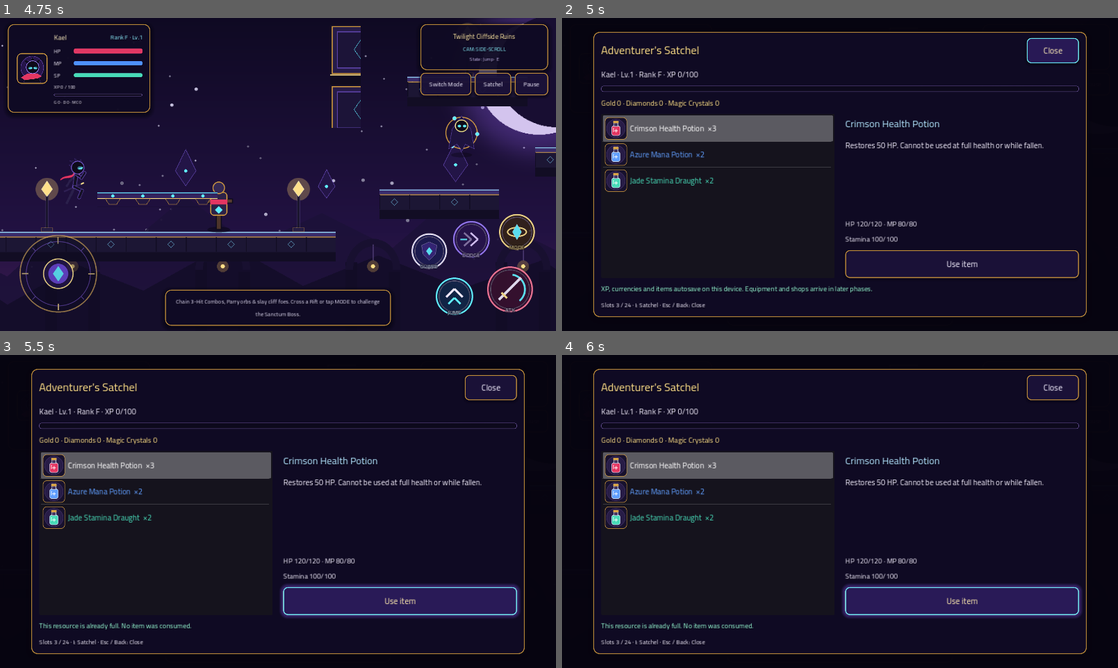
Above: before the commit, frames 1-4 (two rows, left to right).
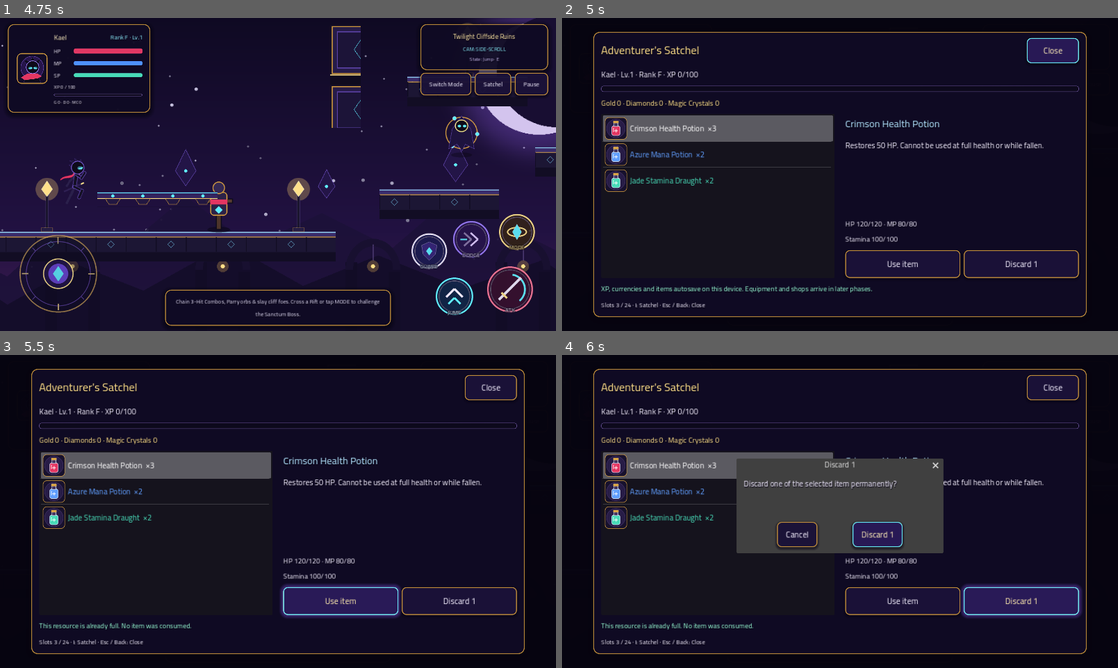
Above: after the commit, the same moments.

Repository: asdasdqqww111-lab/SHADOWBOUND
Game: Godot game, scene res://scenes/ui/main_menu.tscn
Two runs of this game, one before a commit and one after it. Both use one fixed random seed, a clock stepped at 60 frames per second and the inputs below.
Inputs (mouse positions are in pixels of both pictures, inside the frame that each line leads up to):
- Up to frame 1 (4.75 s): click "Start Adventure (Side-Scroll)" at 0.5 s; move the mouse to (400, 158) at 1.27 s; hold D (move_right) 1.28-2 s; tap J (attack) at 1.35 s; click (400, 158) at 1.42 s; tap Space (jump) at 1.52, 4.52 s; drag from (166, 190) to (467, 49) at 2.02 s; move the mouse to (333, 105) at 2.77 s; hold A (move_left) 2.78-3.5 s; tap Shift (dodge) at 2.85 s; drag from (250, 237) to (494, 140) at 3.52 s; move the mouse to (444, 221) at 4.27 s; hold D (move_right) from 4.28 s (still down); hold Ctrl (sprint) from 4.28 s (still down)
- Up to frame 2 (5 s): keep holding D (move_right); keep holding Ctrl (sprint); tap I (inventory) at 4.9 s
- Up to frame 3 (5.5 s): release D (move_right) at 5 s; release Ctrl (sprint) at 5 s; click "Use item" at 5 s
- Up to frame 4 (6 s): click (1023, 602) at 5.75 s, where only the run after the commit has a clickable "Discard 1"

Frame 1 is identical in both runs. In frame 2, 0.3% of the frame differs, in the area x 58-86%, y 74-84%; in frame 3, 2.4%; in frame 4, 13%, in the area x 31-86%, y 33-84%.

Commit message:
feat: add confirmed item discard and versioned Phase 4 Android preview export
Co-authored-by: arena-agent <297053741+arena-agent@users.noreply.github.com>

Diff:
--- a/data/localization/ar.json
+++ b/data/localization/ar.json
@@ -134,5 +134,9 @@
   "item.shadow_fragment": "شظية الظل",
   "item.shadow_fragment_desc": "مادة تُجمع من الأعداء المهزومين. مخصصة للصناعة لاحقًا؛ لا تُستخدم حاليًا.",
   "item.eclipse_sigil": "ختم الكسوف",
-  "item.eclipse_sigil_desc": "غنيمة من فايلور. احتفظ بها للصناعة مستقبلًا. ليست قطعة معدات."
+  "item.eclipse_sigil_desc": "غنيمة من فايلور. احتفظ بها للصناعة مستقبلًا. ليست قطعة معدات.",
+  "inventory.discard": "تخلص من واحد",
+  "inventory.discard_confirm": "هل تريد التخلص نهائيًا من وحدة واحدة من العنصر المحدد؟",
+  "inventory.discarded": "تم التخلص من عنصر واحد وحفظ التقدم محليًا.",
+  "inventory.cancel": "إلغاء"
 }
--- a/data/localization/en.json
+++ b/data/localization/en.json
@@ -134,5 +134,9 @@
   "item.shadow_fragment": "Shadow Fragment",
   "item.shadow_fragment_desc": "A material earned from defeated foes. Reserved for future crafting; not usable yet.",
   "item.eclipse_sigil": "Eclipse Sigil",
-  "item.eclipse_sigil_desc": "A trophy from Vaelor. Keep it for future crafting. Not an equippable item."
+  "item.eclipse_sigil_desc": "A trophy from Vaelor. Keep it for future crafting. Not an equippable item.",
+  "inventory.discard": "Discard 1",
+  "inventory.discard_confirm": "Discard one of the selected item permanently?",
+  "inventory.discarded": "One item discarded. Progress saved locally.",
+  "inventory.cancel": "Cancel"
 }
--- a/scenes/ui/inventory_panel.tscn
+++ b/scenes/ui/inventory_panel.tscn
@@ -109,10 +109,21 @@
 theme_override_font_sizes/font_size = 16
 autowrap_mode = 2
 
-[node name="Use" type="Button" parent="Root/Panel/VBox/Body/Details"]
+[node name="Actions" type="HBoxContainer" parent="Root/Panel/VBox/Body/Details"]
+layout_mode = 2
+theme_override_constants/separation = 8
+
+[node name="Use" type="Button" parent="Root/Panel/VBox/Body/Details/Actions"]
 custom_minimum_size = Vector2(0, 64)
 layout_mode = 2
 text = "Use item"
+size_flags_horizontal = 3
+
+[node name="Discard" type="Button" parent="Root/Panel/VBox/Body/Details/Actions"]
+custom_minimum_size = Vector2(0, 64)
+layout_mode = 2
+size_flags_horizontal = 3
+text = "Discard 1"
 
 [node name="Feedback" type="Label" parent="Root/Panel/VBox"]
 custom_minimum_size = Vector2(0, 28)
@@ -126,3 +137,9 @@
 theme_override_font_sizes/font_size = 14
 text = "Slots 0 / 24"
 autowrap_mode = 2
+
+[node name="DiscardDialog" type="ConfirmationDialog" parent="Root"]
+initial_position = 2
+size = Vector2i(460, 180)
+exclusive = true
+theme = ExtResource("2_theme")
--- a/scripts/progression/progression_manager.gd
+++ b/scripts/progression/progression_manager.gd
@@ -108,6 +108,13 @@
 	return "inventory.used"
 
 
+func discard_item(profile: PlayerProfile, item_id: String) -> bool:
+	if not profile.inventory.remove(item_id):
+		return false
+	_commit(profile)
+	return true
+
+
 func _commit(profile: PlayerProfile) -> void:
 	last_save_error = save_progress(profile) if autosave_enabled else OK
 	if last_save_error != OK:
--- a/scripts/ui/inventory_panel.gd
+++ b/scripts/ui/inventory_panel.gd
@@ -11,10 +11,13 @@
 @onready var item_name: Label = $Root/Panel/VBox/Body/Details/Name
 @onready var description: Label = $Root/Panel/VBox/Body/Details/Description
 @onready var vitals: Label = $Root/Panel/VBox/Body/Details/Vitals
-@onready var use_button: Button = $Root/Panel/VBox/Body/Details/Use
+@onready var use_button: Button = $Root/Panel/VBox/Body/Details/Actions/Use
+@onready var discard_button: Button = $Root/Panel/VBox/Body/Details/Actions/Discard
+@onready var discard_dialog: ConfirmationDialog = $Root/DiscardDialog
 @onready var feedback: Label = $Root/Panel/VBox/Feedback
 @onready var capacity_label: Label = $Root/Panel/VBox/Capacity
 
+var _discard_id: String = ""
 var _ids: Array[String] = []
 var _selected_id: String = ""
 var _feedback_key: String = "inventory.save_hint"
@@ -25,6 +28,8 @@
 	root.visible = false
 	close_button.pressed.connect(_close)
 	use_button.pressed.connect(_use_selected)
+	discard_button.pressed.connect(_request_discard)
+	discard_dialog.confirmed.connect(_confirm_discard)
 	items.item_selected.connect(_select_item)
 	GameState.inventory_visibility_changed.connect(_on_visibility_changed)
 	GameState.profile_updated.connect(_refresh_if_open)
@@ -43,6 +48,8 @@
 
 func _on_visibility_changed(open: bool) -> void:
 	root.visible = open
+	if not open:
+		discard_dialog.hide()
 	if open:
 		_feedback_key = "inventory.save_hint"
 		_refresh()
@@ -50,6 +57,7 @@
 
 
 func _close() -> void:
+	discard_dialog.hide()
 	GameState.set_inventory_open(false)
 
 
@@ -118,6 +126,8 @@
 		"mp": int(ceilf(profile.current_mp)), "max_mp": int(profile.max_mp),
 		"sp": int(ceilf(profile.current_stamina)), "max_sp": int(profile.max_stamina),
 	})
+	discard_button.text = LocalizationManager.translate_key("inventory.discard")
+	discard_button.disabled = _selected_id.is_empty()
 	use_button.text = LocalizationManager.translate_key("inventory.use")
 	use_button.disabled = spec.get("kind", "") != "consumable" or profile.is_defeated()
 
@@ -132,3 +142,25 @@
 func _on_save_failed() -> void:
 	_feedback_key = "inventory.save_failed"
 	_refresh_if_open()
+
+
+func _request_discard() -> void:
+	if _selected_id.is_empty():
+		return
+	_discard_id = _selected_id
+	discard_dialog.title = LocalizationManager.translate_key("inventory.discard")
+	discard_dialog.dialog_text = LocalizationManager.translate_key("inventory.discard_confirm")
+	discard_dialog.ok_button_text = LocalizationManager.translate_key("inventory.discard")
+	discard_dialog.cancel_button_text = LocalizationManager.translate_key("inventory.cancel")
+	LocalizationManager.apply_layout_direction(discard_dialog.get_label())
+	LocalizationManager.apply_layout_direction(discard_dialog.get_ok_button().get_parent() as Control)
+	discard_dialog.popup_centered()
+
+
+func _confirm_discard() -> void:
+	if GameState.progression.discard_item(GameState.get_player_profile(), _discard_id):
+		_feedback_key = "inventory.discarded"
+	if GameState.progression.last_save_error != OK:
+		_feedback_key = "inventory.save_failed"
+	_discard_id = ""
+	_refresh()
--- a/tests/gdscript/test_phase4_headless.gd
+++ b/tests/gdscript/test_phase4_headless.gd
@@ -133,6 +133,10 @@
 		_check(_manager.use_item(profile, item_id) == "inventory.used", "Consumable works: %s" % item_id)
 	profile.inventory.add("shadow_fragment")
 	_check(_manager.use_item(profile, "shadow_fragment") == "inventory.cannot_use", "Materials are not consumables")
+	_check(_manager.discard_item(profile, "shadow_fragment") and profile.inventory.count("shadow_fragment") == 0,
+		"Discard removes exactly one item")
+	_check(not _manager.discard_item(profile, "unknown"), "Discard rejects missing items")
+	profile.inventory.add("shadow_fragment")
 	var stats: EnemyStats = load("res://resources/combat/umbral_hound_stats.tres") as EnemyStats
 	var reward: Dictionary = _manager.award_enemy(profile, stats)
 	_check(int(reward.xp_awarded) == 24 and profile.wallet.balance("gold") == 12, "Enemy awards configured XP/gold")
Not shown, changed: export_presets.cfg.example
